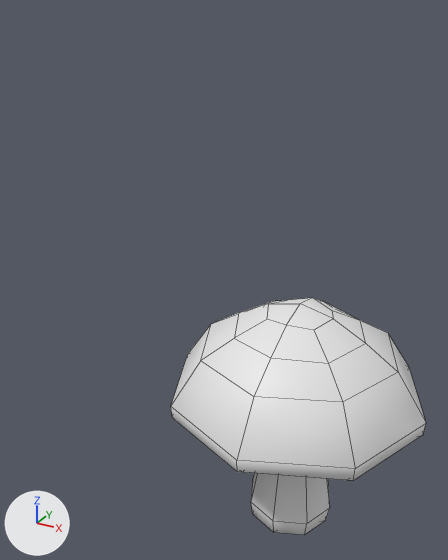
One commit to the FBX model res/model/mushroom.fbx: the scene before it, then after it.
Camera for both pictures: a 50 mm lens placed at (1.44, -3.74, 3.98), pointed at (-1.1, 0.88, 1.67). Every picture has the same lights, and +X, +Y and +Z are marked at lower left. Mesh edges are drawn as thin lines. Where no turn or scale is listed for an object, it has been applied to the vertices.

Names of what the first picture shows: 'mushroom'.
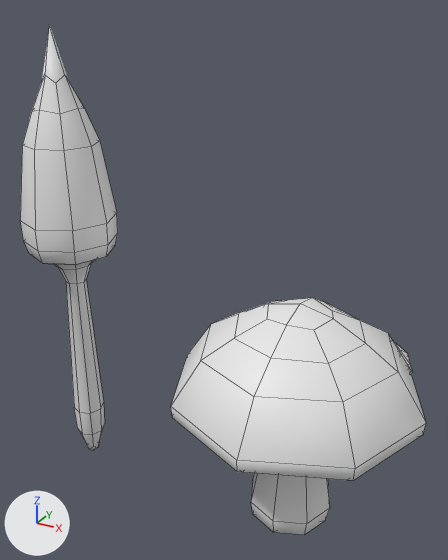
The edits, one by one:
Mesh me_mushroom_mesh_2 is new.
It has 98 vertices, 96 faces and spans x -0.39..0.39, y -0.39..0.39, z -0.04..3.86.
Mesh me_iiicosphere is new.
It is an icosphere of 80 faces spanning x -0.349..0.349, y -0.367..0.367, z -0.367..0.367.
Object 'big_mushroom' (ob_big_mushroom) is new; it shows me_mushroom_mesh_2.
Its location is (-2.091, 0.0, 0.0).
Object 'Icosphere' (ob_icosphere) is new; it shows me_iiicosphere.
Its location is (0.0, 2.793, 0.0).

What differs and where, as boxes [x1, y1, x2, y2] in the pictures (448 x 560 px):
'big_mushroom', added
    after: [20, 25, 118, 450]
'Icosphere', added
    after: [393, 341, 413, 375]
